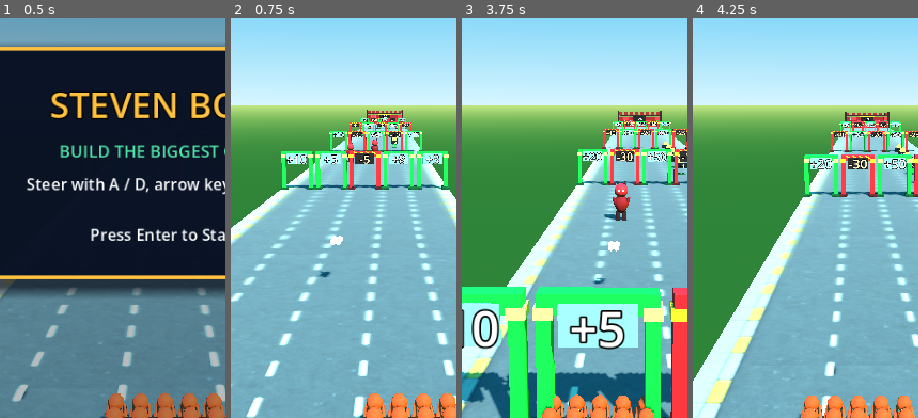
Above: before the commit, frames 1-4 (left to right).
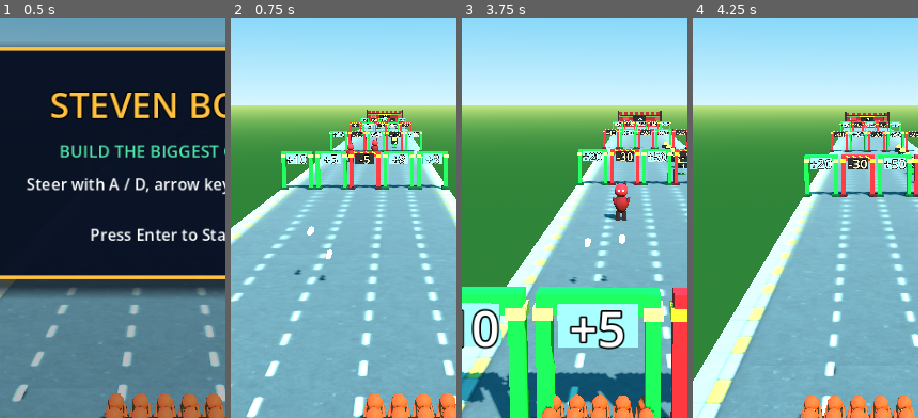
Above: after the commit, the same moments.

Repository: hobsojam/steven-bolt
Game: Godot game, scene res://scenes/main.tscn
Same seed, same stepped clock (60 frames per second), same inputs: the game is played once before the commit and once after it.
Inputs (mouse positions are % of the whole screen's width and height, from its top left):
- Up to frame 1 (0.5 s): no input
- Up to frame 2 (0.75 s): tap Enter (ui_accept) at 0.5 s; move the mouse to (72, 45) at 0.52 s; hold Right (lane_right) from 0.53 s (still down); click (72, 45) at 0.67 s
- Up to frame 3 (3.75 s): tap Enter (ui_accept) at 0.77 s; release Right (lane_right) at 1.25 s; drag from (30, 55) to (45, 70) at 1.27 s; move the mouse to (60, 28) at 2.02 s; hold Right (lane_right) 2.03-2.75 s; drag from (45, 70) to (20, 35) at 2.77 s; move the mouse to (80, 65) at 3.52 s; hold Left (lane_left) from 3.53 s (still down)
- Up to frame 4 (4.25 s): keep holding Left (lane_left); tap Enter (ui_accept) at 3.77 s
The pictures show only the part of the screen within x 13-63%, y 32-82%; the shares and areas given below are measured in that part.

Frame 1 is identical in both runs. In frame 2, 0.3% of the frame differs, in the area x 28-50%, y 52-66%; in frame 3, 0.3%, in the area x 47-73%, y 54-67%; in frame 4, nothing differs.

Commit message:
Scatter shot origins across the crowd's front edge instead of a beam
The evenly-spaced lateral offset from the previous PR still fired
every shot in a volley from the same starting point and spread them
into a perfectly even row - visually reads as one synchronized beam
advancing, not a lot of individual men shooting.

Adds RunRules.crowd_front_edge_half_width(count): reuses crowd_layout()
itself (rather than re-deriving its column/spacing math) to find the
actual rendered crowd's front-row width. enemy_wave_runtime.gd's
try_fire() and rival_crowd_runtime.gd's apply_shot_damage() now pick
each shot's starting lateral position randomly across that width,
plus a small random height jitter (combat_rules.gd's SHOT_HEIGHT_JITTER)
so shots aren't all fired from the same flat plane either. Removes the
now-unused deterministic shot_offset()/SHOT_LATERAL_SPACING from the
previous PR - fully superseded by this.

Both runtimes needed a new crowd_count parameter (in addition to the
already-derived shots count) since the front-edge width depends on
the raw crowd size, not the shot count. run_controller.gd's two call
sites pass _crowd.crowd_count through.

Verified with a real (non-headless) --write-movie capture at default
game settings: bullets fired at the horde now visibly scatter at
different heights and lateral positions across the crowd's width,
confirmed via pixel zoom, instead of forming an aligned row.

Diff:
--- a/scripts/combat_rules.gd
+++ b/scripts/combat_rules.gd
@@ -5,7 +5,8 @@
 const CROWD_SHOTS_DIVISOR := 20
 const MAX_SHOTS_PER_VOLLEY := 30
 const PER_SHOT_DAMAGE := 1
-const SHOT_LATERAL_SPACING := 0.12
+const SHOT_HEIGHT := 1.0
+const SHOT_HEIGHT_JITTER := 0.35
 const ENEMY_BREACH_COST := 10
 const BULLET_SPEED := 30.0
 
@@ -13,7 +14,3 @@
 static func shots_per_volley(crowd_count: int) -> int:
 	var shots: int = MIN_SHOTS_PER_VOLLEY + int(crowd_count / CROWD_SHOTS_DIVISOR)
 	return mini(shots, MAX_SHOTS_PER_VOLLEY)
-
-
-static func shot_offset(index: int, shot_count: int) -> float:
-	return (index - (shot_count - 1) / 2.0) * SHOT_LATERAL_SPACING
--- a/scripts/enemy_wave_runtime.gd
+++ b/scripts/enemy_wave_runtime.gd
@@ -12,6 +12,7 @@
 # simplification, not a literal single-target projectile.
 
 const CombatRules := preload("res://scripts/combat_rules.gd")
+const RunRules := preload("res://scripts/run_rules.gd")
 
 var enemies: Array[Dictionary] = []
 var bullets: Array[Dictionary] = []
@@ -52,19 +53,29 @@
 	return false
 
 
-func try_fire(crowd_lane: int, crowd_distance: float, shots: int, delta: float) -> void:
+func try_fire(
+	crowd_lane: int, crowd_distance: float, shots: int, crowd_count: int, delta: float
+) -> void:
 	_fire_cooldown -= delta
 	if _fire_cooldown > 0.0:
 		return
 	if nearest_enemy_index_in_lane(crowd_lane) == -1:
 		return
+	# Each shot starts from a random point along the crowd's actual front
+	# edge - many individual men firing, rather than every bullet leaving
+	# from one point and fanning out into a neat, unnatural-looking row.
+	var half_width: float = RunRules.crowd_front_edge_half_width(crowd_count)
 	for i in shots:
 		bullets.append(
 			{
 				"lane": crowd_lane,
 				"distance": crowd_distance,
 				"damage": CombatRules.PER_SHOT_DAMAGE,
-				"offset": CombatRules.shot_offset(i, shots),
+				"offset": randf_range(-half_width, half_width),
+				"height": (
+					CombatRules.SHOT_HEIGHT
+					+ randf_range(-CombatRules.SHOT_HEIGHT_JITTER, CombatRules.SHOT_HEIGHT_JITTER)
+				),
 			}
 		)
 	_fire_cooldown = CombatRules.FIRE_INTERVAL
--- a/scripts/enemy_wave_visual.gd
+++ b/scripts/enemy_wave_visual.gd
@@ -40,6 +40,6 @@
 func _spawn_bullet_visual(bullet: Dictionary) -> Node3D:
 	var model := BulletModel.instantiate() as Node3D
 	model.position = Vector3(
-		RunRules.lane_x(bullet["lane"]) + bullet["offset"], 1.0, -bullet["distance"]
+		RunRules.lane_x(bullet["lane"]) + bullet["offset"], bullet["height"], -bullet["distance"]
 	)
 	return model
--- a/scripts/rival_crowd_runtime.gd
+++ b/scripts/rival_crowd_runtime.gd
@@ -30,6 +30,7 @@
 
 const RivalCrowdRules := preload("res://scripts/rival_crowd_rules.gd")
 const CombatRules := preload("res://scripts/combat_rules.gd")
+const RunRules := preload("res://scripts/run_rules.gd")
 
 var rival_count: int
 var bullets: Array[Dictionary] = []
@@ -56,7 +57,7 @@
 	return loss
 
 
-func apply_shot_damage(delta: float, shots: int, crowd_distance: float) -> int:
+func apply_shot_damage(delta: float, shots: int, crowd_distance: float, crowd_count: int) -> int:
 	if is_defeated():
 		return 0
 	_fire_cooldown -= delta
@@ -67,8 +68,20 @@
 	rival_count -= applied
 	# Only as many bullets as damage actually applied - a volley bigger than
 	# what's left to kill would otherwise show bullets flying at nothing.
+	# Each starts from a random point along the crowd's actual front edge -
+	# many individual men firing, not a single point fanning out evenly.
+	var half_width: float = RunRules.crowd_front_edge_half_width(crowd_count)
 	for i in applied:
-		bullets.append({"distance": crowd_distance, "offset": CombatRules.shot_offset(i, applied)})
+		bullets.append(
+			{
+				"distance": crowd_distance,
+				"offset": randf_range(-half_width, half_width),
+				"height": (
+					CombatRules.SHOT_HEIGHT
+					+ randf_range(-CombatRules.SHOT_HEIGHT_JITTER, CombatRules.SHOT_HEIGHT_JITTER)
+				),
+			}
+		)
 	return applied
 
 
--- a/scripts/rival_crowd_visual.gd
+++ b/scripts/rival_crowd_visual.gd
@@ -64,7 +64,7 @@
 		# (see run_controller.gd's spawn code), so a child's local z needs
 		# the parent's own offset subtracted back out to land at the
 		# intended world position instead of stacking on top of it.
-		model.position = Vector3(bullet["offset"], 1.0, -bullet["distance"] - position.z)
+		model.position = Vector3(bullet["offset"], bullet["height"], -bullet["distance"] - position.z)
 		_bullet_container.add_child(model)
 
 
--- a/scripts/run_controller.gd
+++ b/scripts/run_controller.gd
@@ -105,7 +105,9 @@
 
 func _update_combat(delta: float) -> void:
 	var shots: int = CombatRules.shots_per_volley(_crowd.crowd_count)
-	_active_wave.try_fire(_crowd.current_lane, distance_traveled, shots, delta)
+	_active_wave.try_fire(
+		_crowd.current_lane, distance_traveled, shots, _crowd.crowd_count, delta
+	)
 	_active_wave.advance_bullets(delta)
 	_active_wave.resolve_hits()
 	var breach_cost: int = _active_wave.resolve_breaches(distance_traveled)
@@ -150,7 +152,7 @@
 		# here costs the player nothing, same reward as clearing an
 		# enemy_wave before it breaches.
 		var shots: int = CombatRules.shots_per_volley(_crowd.crowd_count)
-		_active_horde.apply_shot_damage(delta, shots, distance_traveled)
+		_active_horde.apply_shot_damage(delta, shots, distance_traveled, _crowd.crowd_count)
 		_active_horde.advance_bullets(delta, _active_horde_engage_distance)
 		if _active_horde.is_defeated():
 			_active_horde_visual.queue_free()
--- a/scripts/run_rules.gd
+++ b/scripts/run_rules.gd
@@ -80,3 +80,15 @@
 	for pos in positions:
 		transforms.append(Transform3D(basis, pos))
 	return transforms
+
+
+static func crowd_front_edge_half_width(count: int) -> float:
+	# Reuses crowd_layout() itself (rather than re-deriving the column/
+	# spacing math) so this always matches the actual rendered crowd's
+	# width exactly, including its width/depth caps - used to scatter shot
+	# origins across "the crowd" instead of a single point.
+	var half_width: float = 0.0
+	for pos in crowd_layout(count):
+		if pos.z == 0.0:
+			half_width = maxf(half_width, absf(pos.x))
+	return half_width
--- a/tests/run_tests.gd
+++ b/tests/run_tests.gd
@@ -39,7 +39,7 @@
 	_test_entries_contain_a_horde_before_finish()
 	_test_shots_per_volley_scales_with_crowd_count()
 	_test_shots_per_volley_caps_at_max()
-	_test_shot_offset_centers_the_volley()
+	_test_crowd_front_edge_half_width_grows_with_crowd_count()
 	_test_nearest_enemy_index_in_lane_picks_closest()
 	_test_apply_hit_kills_at_zero_hp()
 	_test_try_fire_and_resolve_hits_kills_enemy()
@@ -296,11 +296,14 @@
 	)
 
 
-func _test_shot_offset_centers_the_volley() -> void:
-	_assert_eq(CombatRules.shot_offset(0, 1), 0.0, "a single shot has no lateral offset")
-	_assert_true(CombatRules.shot_offset(0, 3) < 0.0, "the first of three shots is offset left")
-	_assert_true(CombatRules.shot_offset(2, 3) > 0.0, "the last of three shots is offset right")
-	_assert_eq(CombatRules.shot_offset(1, 3), 0.0, "the middle of three shots is centered")
+func _test_crowd_front_edge_half_width_grows_with_crowd_count() -> void:
+	_assert_eq(
+		RunRules.crowd_front_edge_half_width(0), 0.0, "an empty crowd has no front edge width"
+	)
+	_assert_true(
+		RunRules.crowd_front_edge_half_width(50) > RunRules.crowd_front_edge_half_width(2),
+		"a bigger crowd has a wider front edge to scatter shot origins across"
+	)
 
 
 func _test_nearest_enemy_index_in_lane_picks_closest() -> void:
@@ -325,7 +328,7 @@
 
 func _test_try_fire_and_resolve_hits_kills_enemy() -> void:
 	var runtime := EnemyWaveRuntime.new([{"lane": 0, "distance": 10.0, "hp": 1}])
-	runtime.try_fire(0, 0.0, 1, 1.0)
+	runtime.try_fire(0, 0.0, 1, 50, 1.0)
 	_assert_eq(runtime.bullets.size(), 1, "a target in range fires a bullet")
 	runtime.advance_bullets(1.0)
 	var killed: Array[int] = runtime.resolve_hits()
@@ -335,7 +338,7 @@
 
 func _test_resolve_hits_drops_bullets_with_no_live_target() -> void:
 	var runtime := EnemyWaveRuntime.new([{"lane": 0, "distance": 10.0, "hp": 1}])
-	runtime.try_fire(0, 0.0, 3, 1.0)
+	runtime.try_fire(0, 0.0, 3, 50, 1.0)
 	_assert_eq(runtime.bullets.size(), 3, "a volley of 3 shots fires 3 bullets")
 	_assert_true(
 		runtime.bullets[0]["offset"] != runtime.bullets[2]["offset"],
@@ -432,34 +435,34 @@
 
 func _test_apply_shot_damage_reduces_and_clamps_at_zero() -> void:
 	var runtime := RivalCrowdRuntime.new(10)
-	var applied: int = runtime.apply_shot_damage(1.0, 15, 0.0)
+	var applied: int = runtime.apply_shot_damage(1.0, 15, 0.0, 50)
 	_assert_eq(applied, 10, "shot damage applied is clamped to what's left")
 	_assert_eq(runtime.rival_count, 0, "rival count clamps at zero, never negative")
 
 
 func _test_apply_shot_damage_is_cooldown_gated() -> void:
 	var runtime := RivalCrowdRuntime.new(100)
-	var first: int = runtime.apply_shot_damage(0.0, 10, 0.0)
-	var second: int = runtime.apply_shot_damage(0.01, 10, 0.0)
+	var first: int = runtime.apply_shot_damage(0.0, 10, 0.0, 50)
+	var second: int = runtime.apply_shot_damage(0.01, 10, 0.0, 50)
 	_assert_eq(first, 10, "the first shot applies immediately")
 	_assert_eq(second, 0, "a second shot before FIRE_INTERVAL has passed applies nothing")
 
 
 func _test_apply_shot_damage_spawns_one_bullet_per_shot() -> void:
 	var runtime := RivalCrowdRuntime.new(100)
-	runtime.apply_shot_damage(0.0, 3, 42.0)
+	runtime.apply_shot_damage(0.0, 3, 42.0, 50)
 	_assert_eq(runtime.bullets.size(), 3, "a fired volley spawns one bullet per shot")
 	for bullet in runtime.bullets:
 		_assert_eq(
 			bullet["distance"], 42.0, "each bullet starts at the crowd's current distance"
 		)
-	runtime.apply_shot_damage(0.01, 3, 43.0)
+	runtime.apply_shot_damage(0.01, 3, 43.0, 50)
 	_assert_eq(runtime.bullets.size(), 3, "a shot still on cooldown does not spawn more bullets")
 
 
 func _test_apply_shot_damage_spawns_only_as_many_bullets_as_damage_applied() -> void:
 	var runtime := RivalCrowdRuntime.new(4)
-	runtime.apply_shot_damage(0.0, 10, 0.0)
+	runtime.apply_shot_damage(0.0, 10, 0.0, 50)
 	_assert_eq(
 		runtime.bullets.size(),
 		4,
@@ -469,7 +472,7 @@
 
 func _test_advance_bullets_moves_and_despawns_at_target() -> void:
 	var runtime := RivalCrowdRuntime.new(100)
-	runtime.apply_shot_damage(0.0, 1, 0.0)
+	runtime.apply_shot_damage(0.0, 1, 0.0, 50)
 	runtime.advance_bullets(1.0, 1000.0)
 	_assert_eq(
 		runtime.bullets[0]["distance"],
@@ -482,7 +485,7 @@
 
 func _test_apply_shot_damage_then_tick_carries_count_across_phases() -> void:
 	var runtime := RivalCrowdRuntime.new(100)
-	runtime.apply_shot_damage(0.0, 40, 0.0)
+	runtime.apply_shot_damage(0.0, 40, 0.0, 50)
 	_assert_eq(runtime.rival_count, 60, "shooting reduces the count before contact")
 	var crowd_count: int = 150
 	var ticks: int = 0
